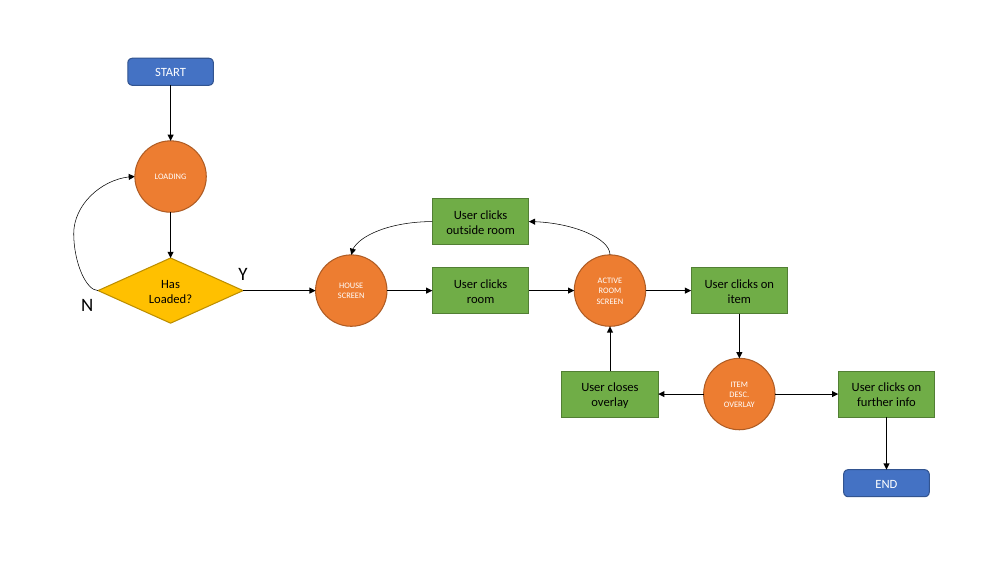
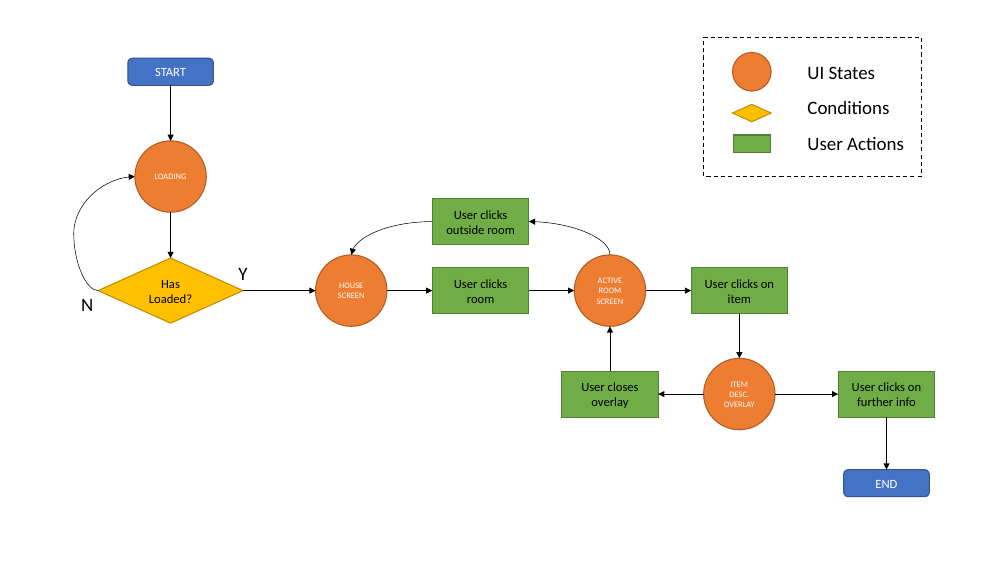
Before and after one commit to flynnbr11/QuantumAtHome, a slide deck: slide 1 of ExampleFunctionality/UIEngineTest/ExampleUIProcess.pptx. Drawn at 1008x567 pixels with LibreOffice and Linux fonts; fonts in the diff are those of the drawing. Boxes give left, top, right and bottom in pixels: in the first picture for what was removed or moved away, otherwise in the second. Text is boxed around its words. In the diff, an @@ line names an element or a change of style, - is before the commit and + after.

Commit message:
Added legend to UI process chart

```diff
--- a/ExampleFunctionality/UIEngineTest/ExampleUIProcess.pptx
+++ b/ExampleFunctionality/UIEngineTest/ExampleUIProcess.pptx
@@ rectangle added at (704,38,923,177), outline #000000 1 pt dashed @@
@@ ellipse added at (733,52,771,91), fill #ED7D31, outline #AF5C24 1 pt @@
@@ text added at (807,66,876,79), 18 pt, text #000000 @@
+UI States
@@ diamond added at (733,104,771,122), fill #FFC000, outline #BD8E00 1 pt @@
@@ text added at (807,101,889,114), 18 pt, text #000000 @@
+Conditions
@@ rectangle added at (734,135,771,153), fill #70AD47, outline #538035 1 pt @@
@@ text added at (807,137,904,150), 18 pt, text #000000 @@
+User Actions
```
